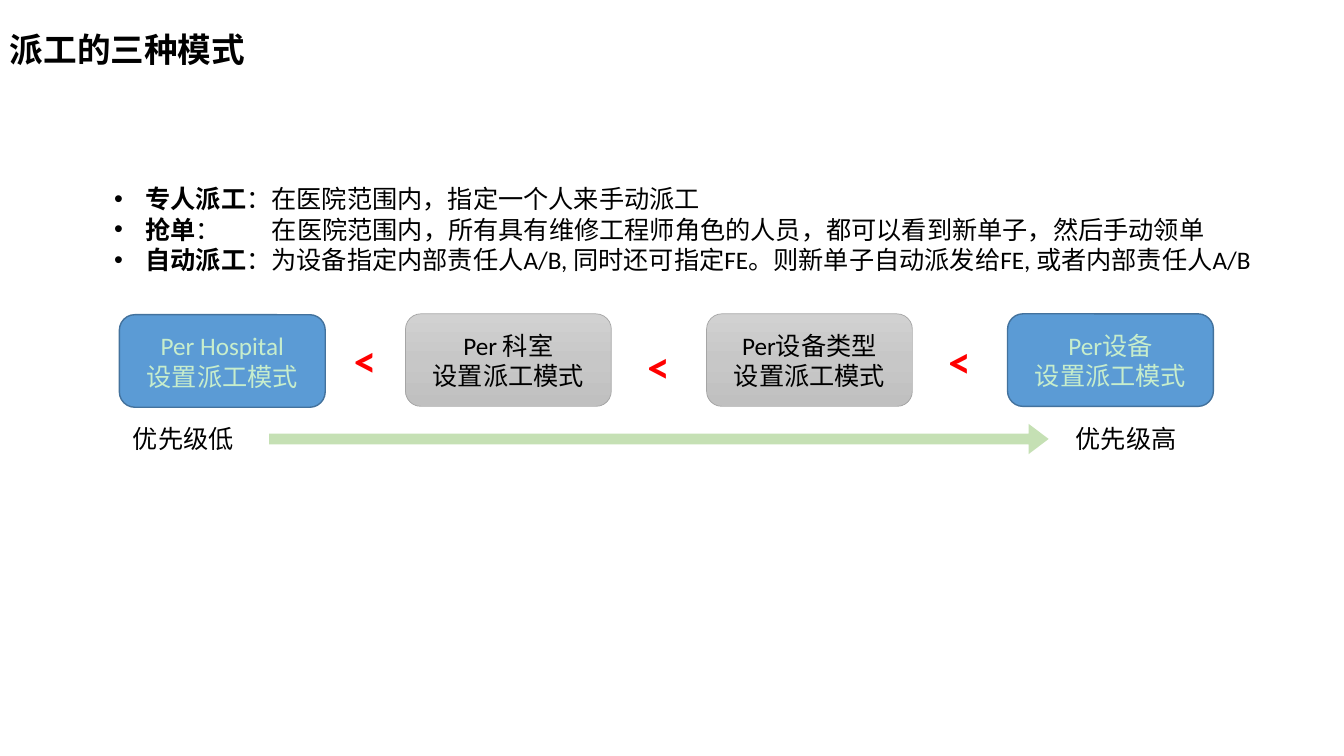
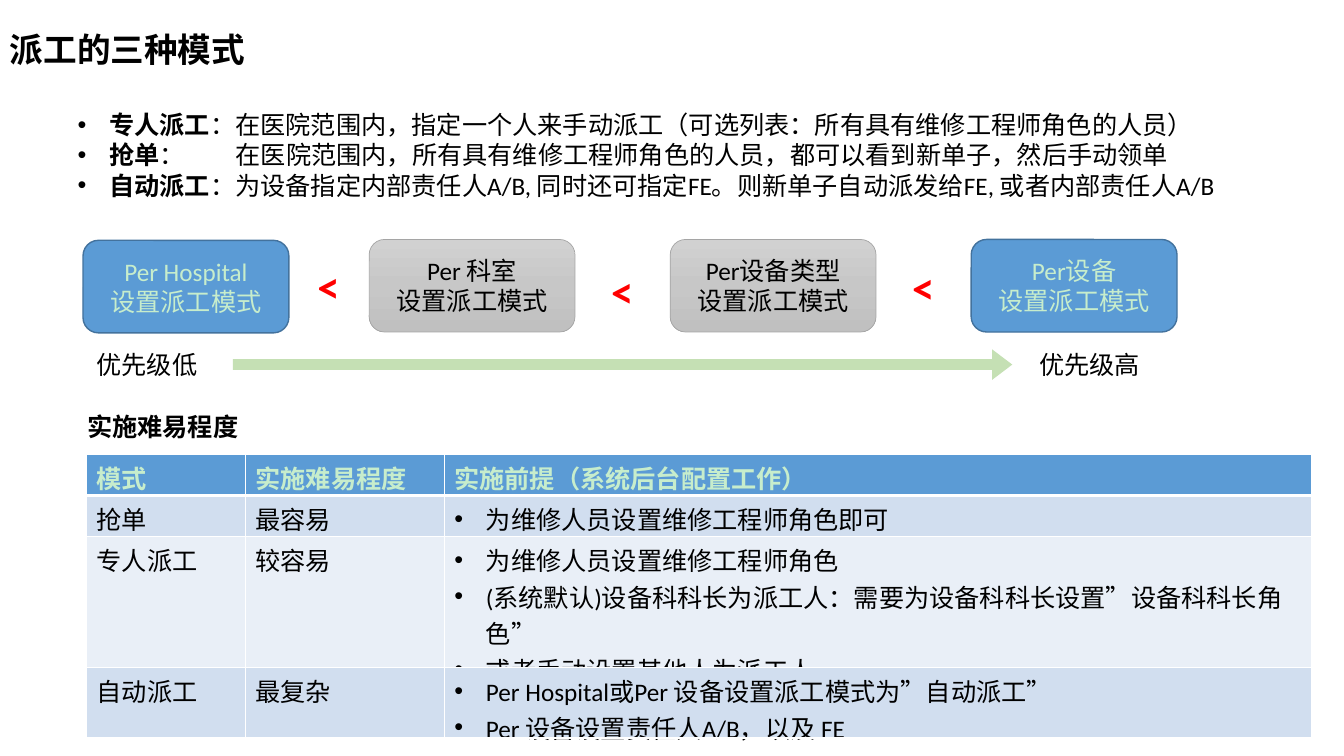
Before and after one commit to devhotmail/APMHome, a slide deck: slide 4 of Document/APM_bizflow.pptx (slide 3 before the commit). Drawn at 1344x756 pixels with LibreOffice and Linux fonts; fonts in the diff are those of the drawing. Boxes give left, top, right and bottom in pixels: in the first picture for what was removed or moved away, otherwise in the second. Text is boxed around its words. In the diff, an @@ line names an element or a change of style, - is before the commit and + after.

```diff
--- a/Document/APM_bizflow.pptx
+++ b/Document/APM_bizflow.pptx
@@ text at (109, 112, 1193, 137): text changed @@
-• 专人派工：在医院范围内，指定一个人来手动派工
+• 专人派工：在医院范围内，指定一个人来手动派工（可选列表：所有具有维修工程师角色的人员）
@@ 6 texts, 4 rounded rectangles, 1 right arrow: place and size @@
-6 texts, 4 rounded rectangles, 1 right arrow at (119, 186, 1250, 454)
+6 texts, 4 rounded rectangles, 1 right arrow at (83, 112, 1214, 380)
@@ text added at (87, 414, 238, 439), 18 pt, text #000000, bold @@
+实施难易程度
@@ table added at (87, 455, 1313, 748), 4 rows, 3 columns @@
+模式 | 实施难易程度 | 实施前提（系统后台配置工作）
+抢单 | 最容易 | 为维修人员设置维修工程师角色即可
+专人派工 | 较容易 | 为维修人员设置维修工程师角色 / (系统默认)设备科科长为派工人：需要为设备科科长设置”设备科科长角色” / 或者手动设置其他人为派工人
+自动派工 | 最复杂 | Per Hospital或Per 设备设置派工模式为”自动派工” / Per 设备设置责任人A/B，以及 FE
```
Also in this commit, not shown: 4 other slides changed, 5 slides added, 1 other file.
